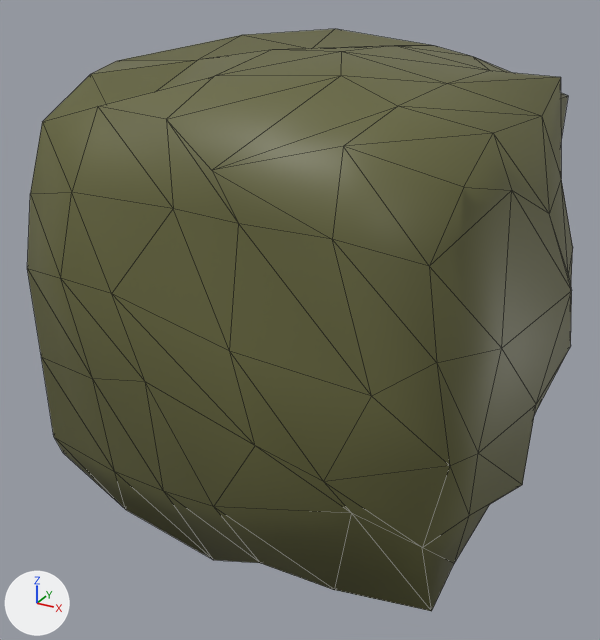
One commit to the glTF model dist/Model/carbon-fiber.glb: the scene before it, then after it.
Rendered twice from a 50 mm lens placed at (1.011, -1.965, 0.866), pointed at (-0.034, -0.066, -0.083). Lighting does not change. The marker at lower left points along +X, +Y and +Z. Mesh edges are drawn as thin lines. Vertices at the same position are counted once.

The first picture shows 'carbon-fiber'.
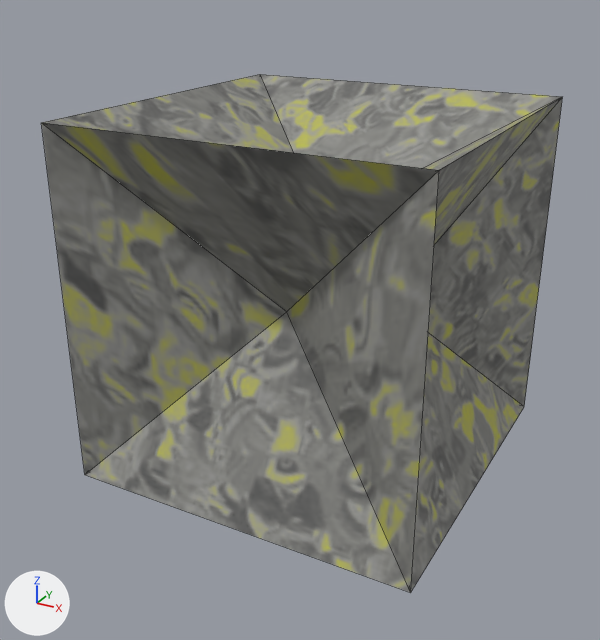
Where the change shows, as pixel boxes [x1, y1, x2, y2] in the pictures (600 x 640 px):
```json
{"object": "carbon-fiber", "change": "reshaped", "before": [27, 29, 573, 611], "after": [41, 74, 562, 593], "on screen": "11% shorter"}
{"part": 1, "of": "me_cube_012", "change": "cut back", "before": [27, 29, 573, 611], "after": [41, 74, 562, 593]}
```

Scene script edits in JSON lines:
```json
{"op": "add", "block": "img_crystal", "code": ["img_crystal = load_image('crystal', '_unpacked/crystal', 512, 512, 'sRGB')"]}
{"op": "add", "block": "mat_carbon", "code": ["mat_carbon = principled_material('Carbon')", "mat_carbon.texture = img_crystal"]}
{"block": "me_cube_012", "where": "# used by ob_carbon_fiber; location = (0.0, 0.0, 0.0)"}
{"op": "remove", "block": "me_cube_012", "code": "me_cube_012.from_pydata(...)  # 152 vertices, 300 faces; spans x -0.692..0.687, y -0.689..0.674, z -0.673..0.67"}
{"op": "remove", "block": "me_cube_012", "code": "me_cube_012.materials.append(mat_true_white)"}
{"op": "add", "block": "me_cube_012", "code": "me_cube_012.from_pydata(...)  # 14 vertices, 24 faces; spans x -0.5..0.5, y -0.5..0.5, z -0.5..0.5"}
{"block": "me_cube_012", "change": "me_cube_012 part 1: the whole mesh is rebuilt"}
{"block": "me_cube_012", "change": "me_cube_012 part 2: the surface is now shaded flat"}
{"op": "add", "block": "me_cube_012", "code": "me_cube_012.materials.append(mat_carbon)  # picture img_crystal"}
```
